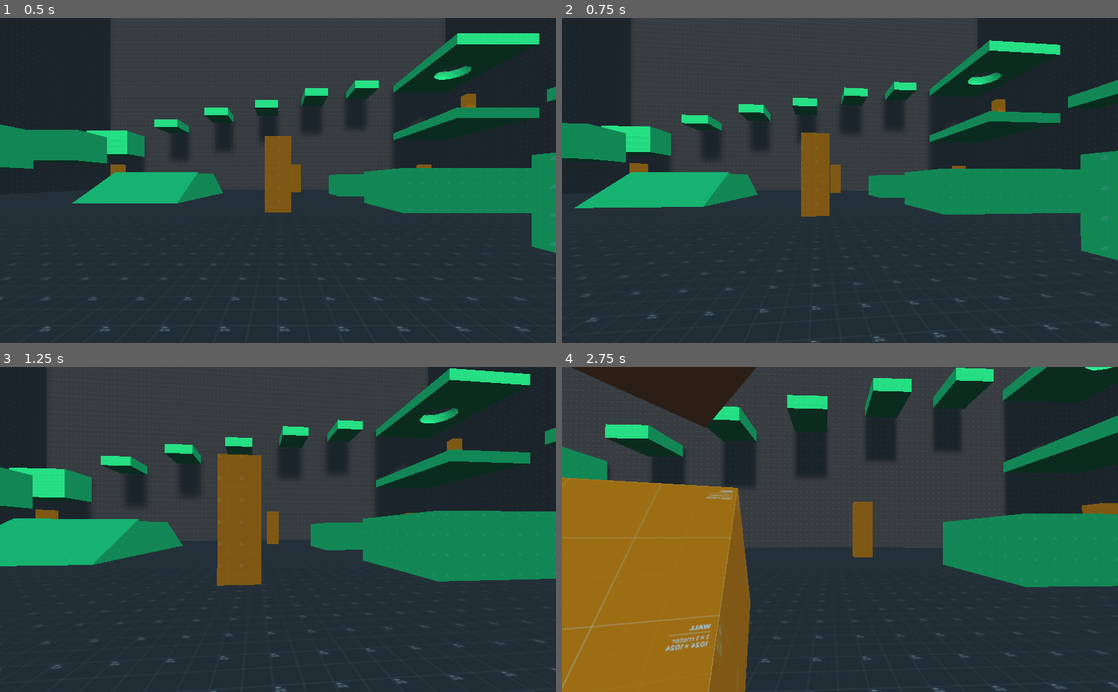
Above: before the commit, frames 1-4 (two rows, left to right).
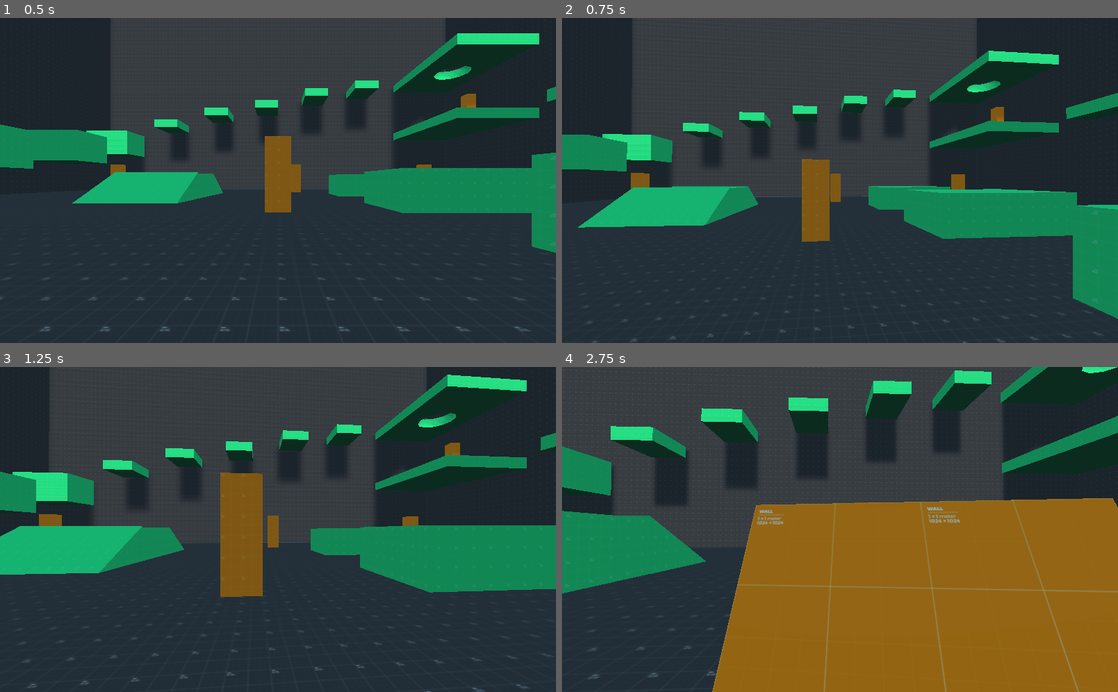
Above: after the commit, the same moments.

Repository: mc-carthy/gdFpsBase
Game: Godot game, scene res://levels/game.tscn
Two runs of this game, one before a commit and one after it. Both use one fixed random seed, a clock stepped at 60 frames per second and the inputs below.
Inputs (mouse positions are in pixels of both pictures, inside the frame that each line leads up to):
- Up to frame 1 (0.5 s): no input
- Up to frame 2 (0.75 s): move the mouse to (867, 180) at 0.52 s; hold W (move_forward) from 0.53 s (still down); tap Space (jump) at 0.6 s
- Up to frame 3 (1.25 s): keep holding W (move_forward); tap Space (jump) at 0.77, 1.07 s
- Up to frame 4 (2.75 s): keep holding W (move_forward); move the mouse to (812, 529) at 1.27 s; click (812, 529) at 1.35 s; tap Space (jump) at 1.52, 1.55, 1.82, 2.1 s; move the mouse to (851, 523) at 2.02 s

Frame 1 is identical in both runs. In frame 2, 18% of the frame differs, in the area x 0-100%, y 6-100%; in frame 3, 9.5%; in frame 4, 62%, in the area x 0-100%, y 0-100%.

Commit message:
Add jumping

Diff:
--- a/player/Player.gd
+++ b/player/Player.gd
@@ -37,6 +37,8 @@
 	apply_movement(direction, delta)
 	apply_gravity(delta)
 	apply_friction(direction, delta)
+	# Move this jump functionality into input function
+	jump()
 	velocity = move_and_slide(velocity, Vector3.UP)
 
 func get_input_vector() -> Vector3:
@@ -70,3 +72,9 @@
 func apply_gravity(delta: float) -> void:
 	velocity.y += gravity * delta
 	velocity.y = clamp(velocity.y, gravity, jump_impulse)
+
+func jump() -> void:
+	if Input.is_action_just_pressed("jump") and is_on_floor():
+		velocity.y = jump_impulse
+	if Input.is_action_just_released("jump") and velocity.y > jump_impulse / 2:
+		velocity.y = jump_impulse / 2
